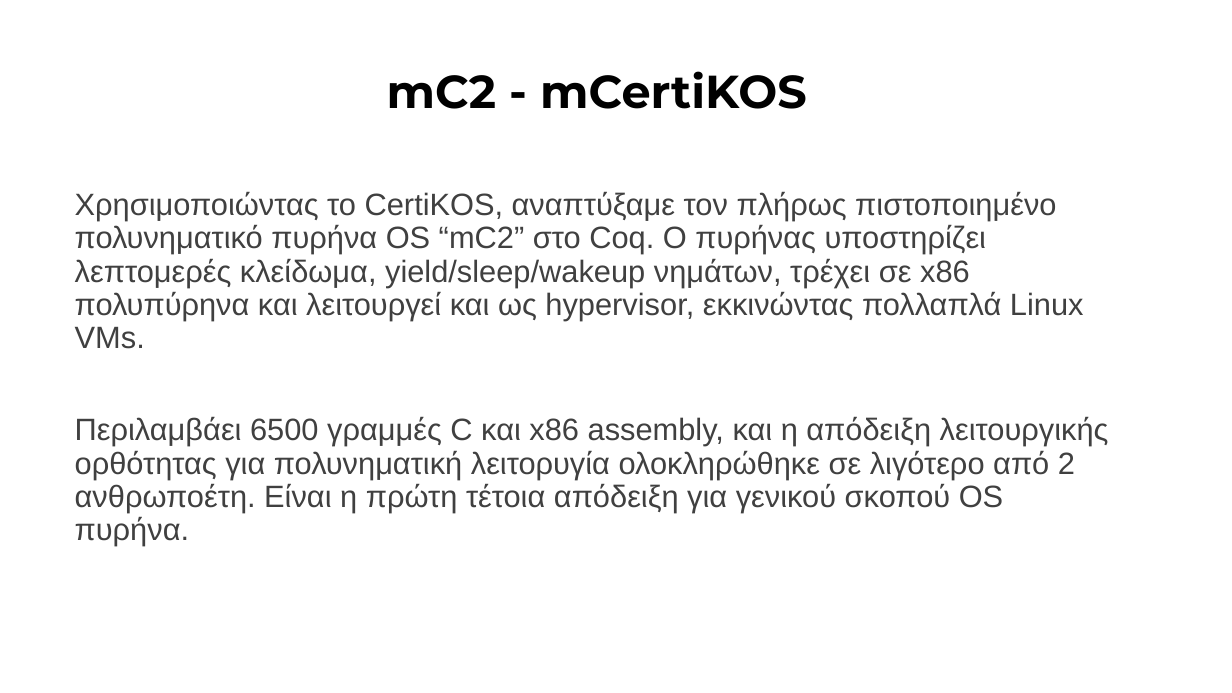
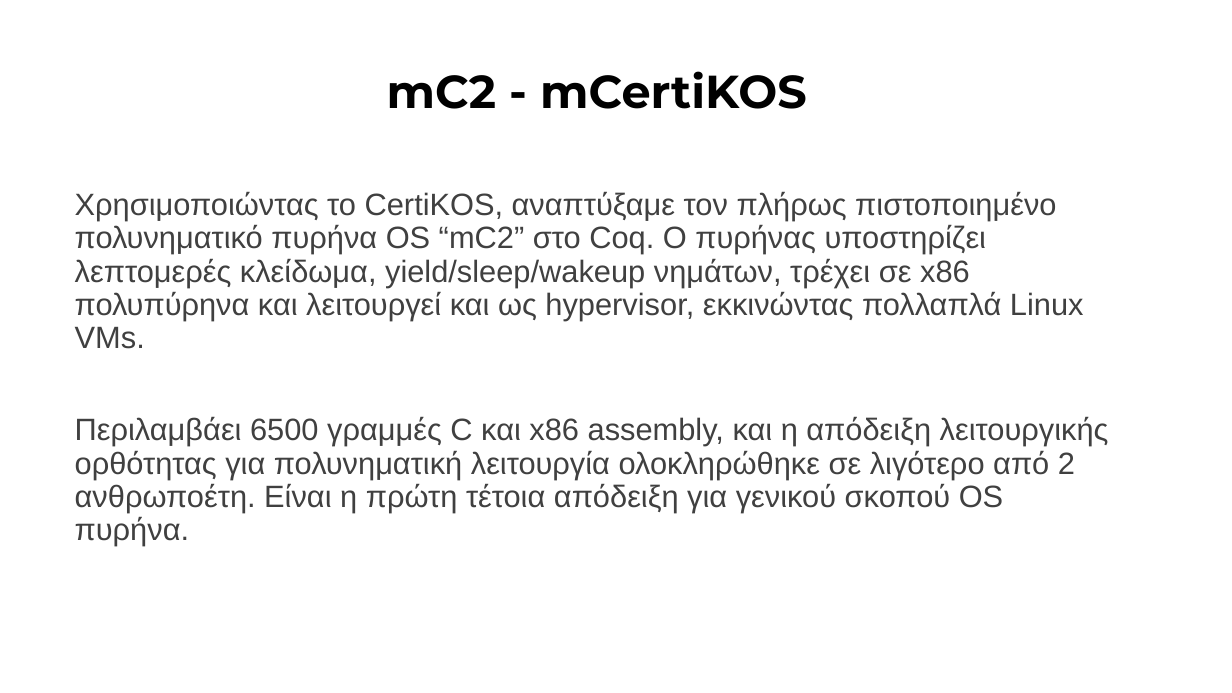
Before and after one commit to georgiabasa/project_security, a slide deck: slide 5 of programming_CertiKOS.pptx. Drawn at 1232x693 pixels with LibreOffice and Linux fonts; fonts in the diff are those of the drawing. Boxes give left, top, right and bottom in pixels: in the first picture for what was removed or moved away, otherwise in the second. Text is boxed around its words. In the diff, an @@ line names an element or a change of style, - is before the commit and + after.

```diff
--- a/programming_CertiKOS.pptx
+++ b/programming_CertiKOS.pptx
@@ text at bbox=[75, 416, 1109, 546]: text changed @@
-Περιλαμβάει 6500 γραμμές C και x86 assembly, και η απόδειξη λειτουργικής ορθότητας για πολυνηματική λειτορυγία ολοκληρώθηκε σε λιγότερο από 2 ανθρωποέτη. Είναι η πρώτη τέτοια απόδειξη για γενικού σκοπού OS πυρήνα.
+Περιλαμβάει 6500 γραμμές C και x86 assembly, και η απόδειξη λειτουργικής ορθότητας για πολυνηματική λειτουργία ολοκληρώθηκε σε λιγότερο από 2 ανθρωποέτη. Είναι η πρώτη τέτοια απόδειξη για γενικού σκοπού OS πυρήνα.
```
Also in this commit, not shown: 4 other slides changed.
